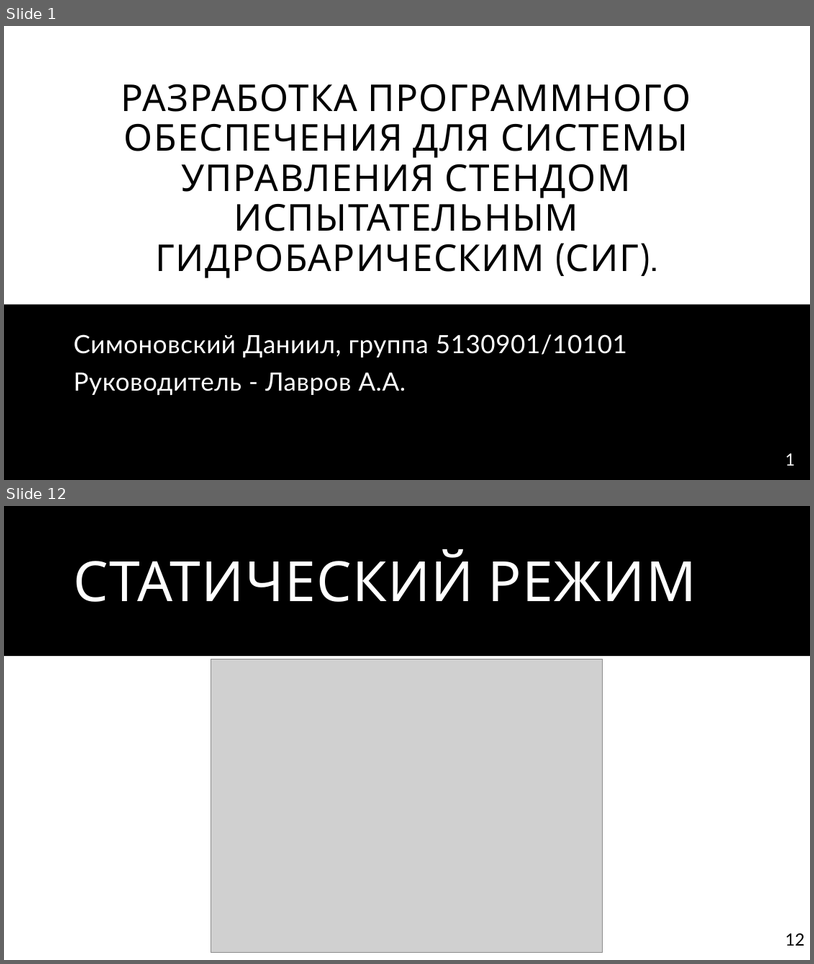
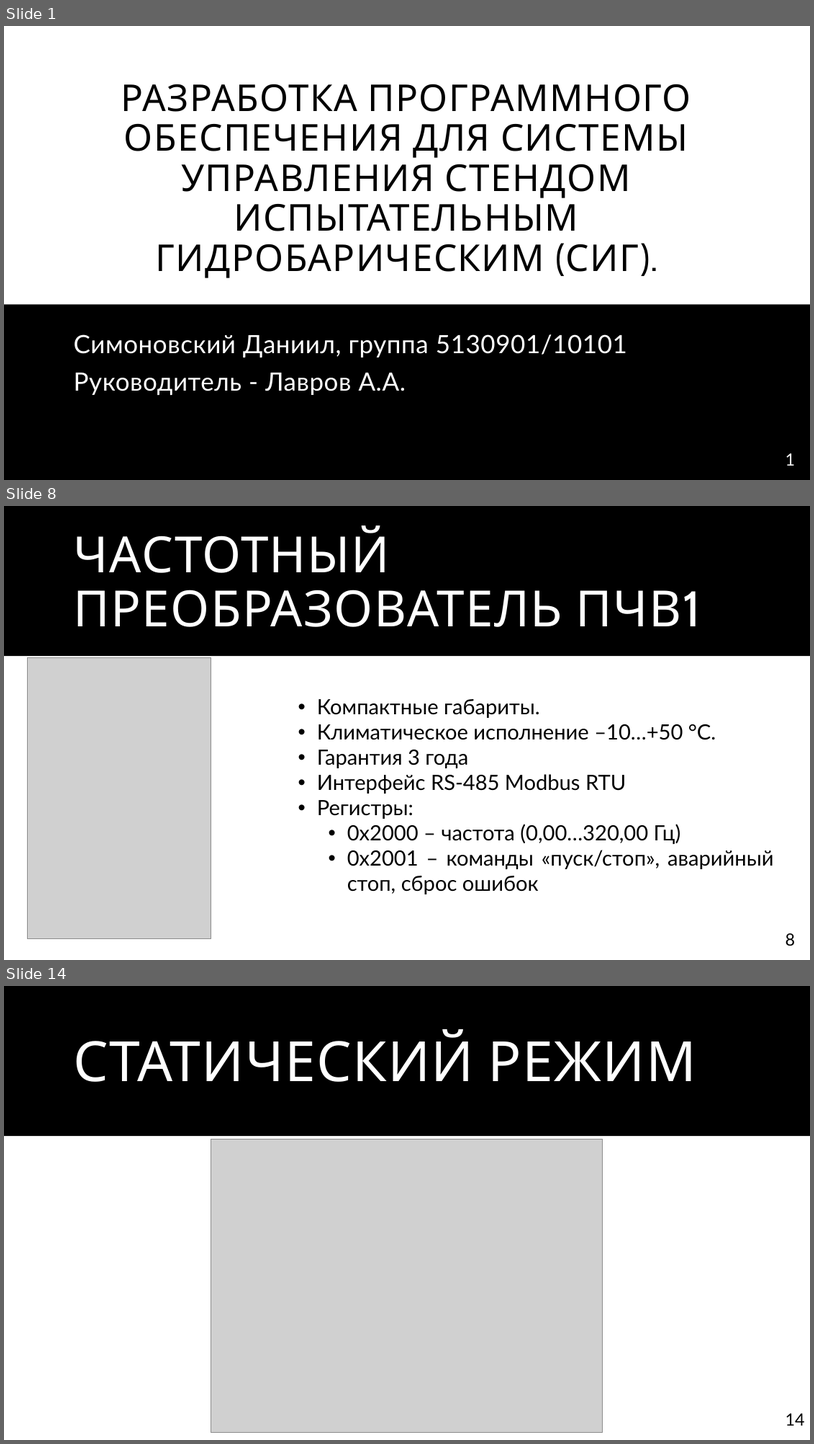
Before and after one commit to DafterT/FQW-SIG, a slide deck: Presentation/Защита СИГ.pptx. Shown one above the other, each under a label of ours: slides 1 and 12 before the commit, slides 1, 8 and 14 after it; the slides between them are not shown. The pictures are 814x964 and 814x1444 pixels, drawn with LibreOffice and Linux fonts; fonts in the diff are those of the drawing; grey boxes stand for pictures. Boxes give left, top, right and bottom in pixels: in the first picture for what was removed or moved away, otherwise in the second. Text is boxed around its words. In the diff, an @@ line names an element or a change of style, - is before the commit and + after.

```diff
--- a/Presentation/Защита СИГ.pptx
+++ b/Presentation/Защита СИГ.pptx
@@ slide 8 added at (4, 506, 810, 960), background #FFFFFF; not listed: 2 template elements that a slide beside it also shows @@
@@ title added at (74, 525, 563, 627), 59.4 pt, text #FFFFFF @@
+ЧАСТОТНЫЙ
+ПРЕОБРАЗОВАТЕЛЬ ПЧВ1
@@ picture added at (28, 658, 211, 939) @@
@@ text added at (317, 699, 774, 894), 25 pt, text #000000 @@
+• Компактные габариты.
+• Климатическое исполнение –10…+50 °C.
+• Гарантия 3 года
+• Интерфейс RS-485 Modbus RTU
+• Регистры:
+  • 0x2000 – частота (0,00…320,00 Гц)
+  • 0x2001 – команды «пуск/стоп», аварийный стоп, сброс ошибок
@@ what was slide 12 is now slide 14 @@
@@ page number at (786, 1413, 805, 1425): text changed @@
-12
+14
```
Also in this commit, not shown: 4 slides changed, 8 other slides added, 9 slides removed, 19 other files.
